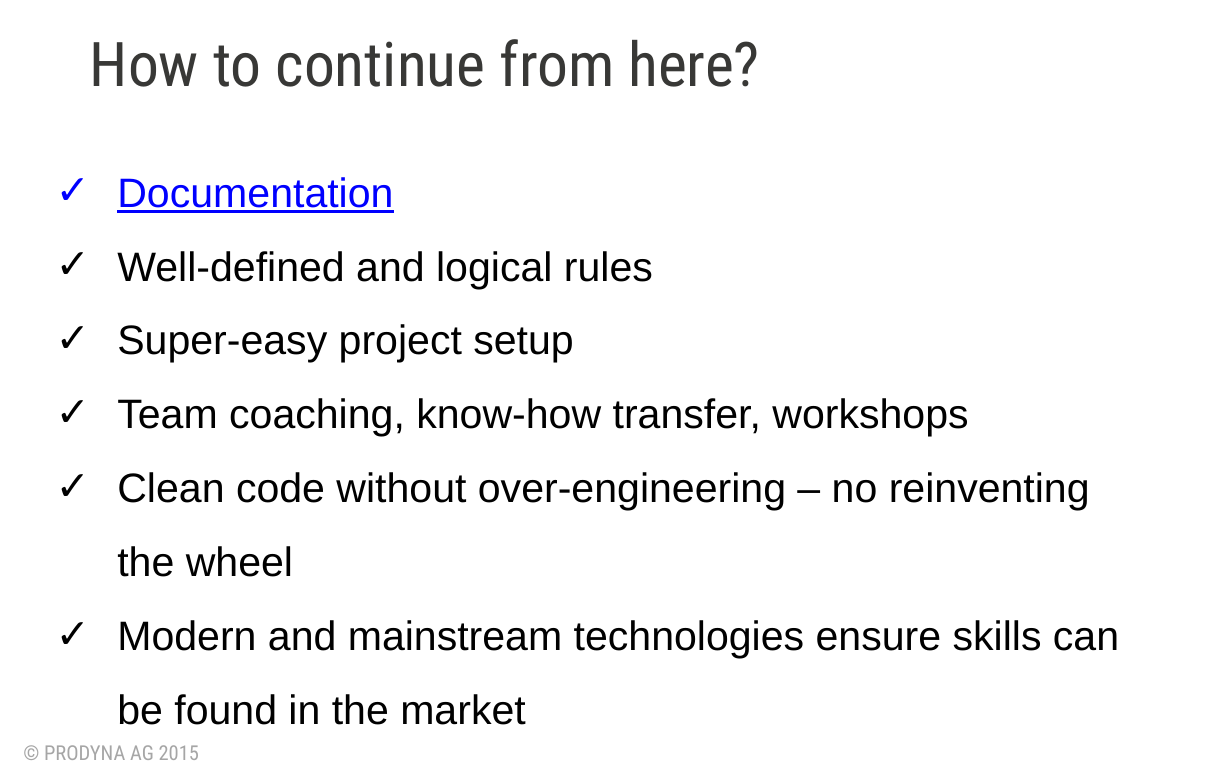
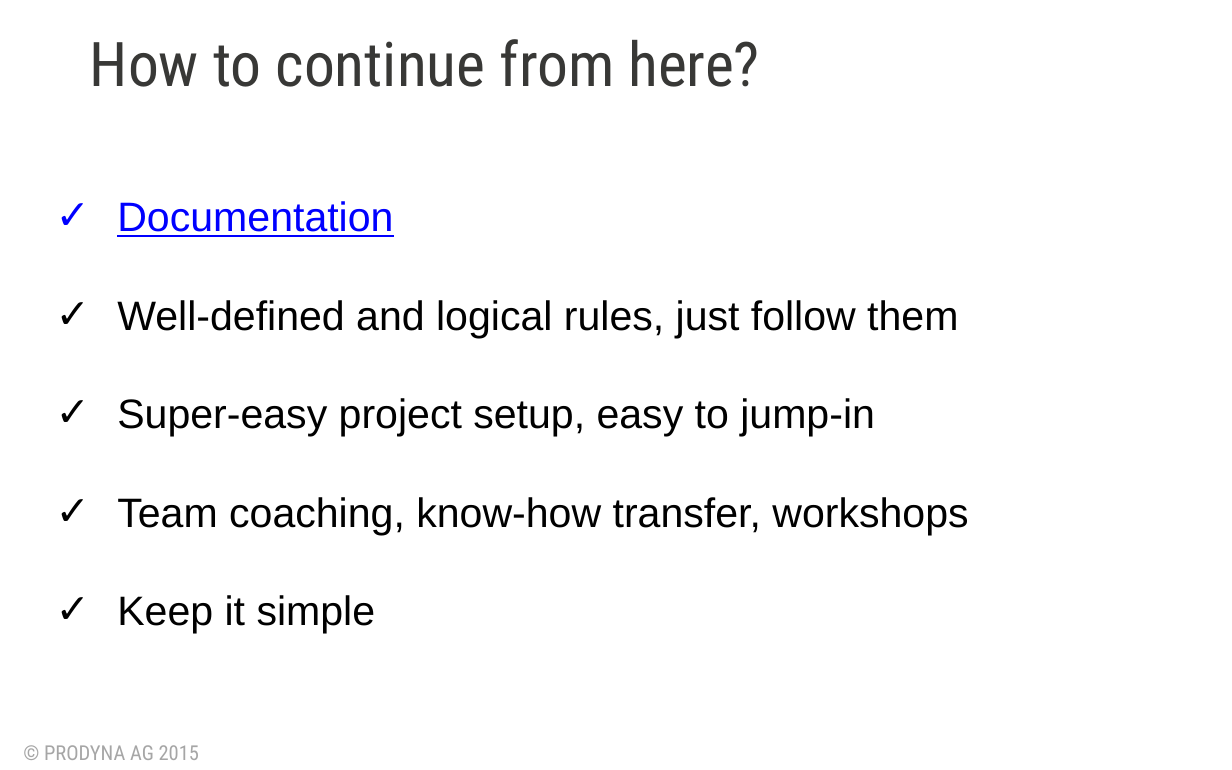
Before and after one commit to BGligorijevic/pac-slides, a slide deck: slide 20 of PAC-final-presentation.pptx. Drawn at 1232x770 pixels with LibreOffice and Linux fonts; fonts in the diff are those of the drawing; background and template pictures are left out. Boxes give left, top, right and bottom in pixels: in the first picture for what was removed or moved away, otherwise in the second. Text is boxed around its words. In the diff, an @@ line names an element or a change of style, - is before the commit and + after.

```diff
--- a/PAC-final-presentation.pptx
+++ b/PAC-final-presentation.pptx
@@ text at [117, 201, 968, 535]: line spacing 1.5 to 2 @@
@@ text at [117, 300, 958, 437]: text changed @@
-✓ Well-defined and logical rules
-✓ Super-easy project setup
+✓ Well-defined and logical rules, just follow them
+✓ Super-easy project setup, easy to jump-in
@@ text at [117, 595, 376, 634]: text changed @@
-✓ Clean code without over-engineering – no reinventing the wheel
-✓ Modern and mainstream technologies ensure skills can be found in the market
+✓ Keep it simple
```
Also in this commit, not shown: 8 other slides changed, 2 slides added, 1 slide removed.
